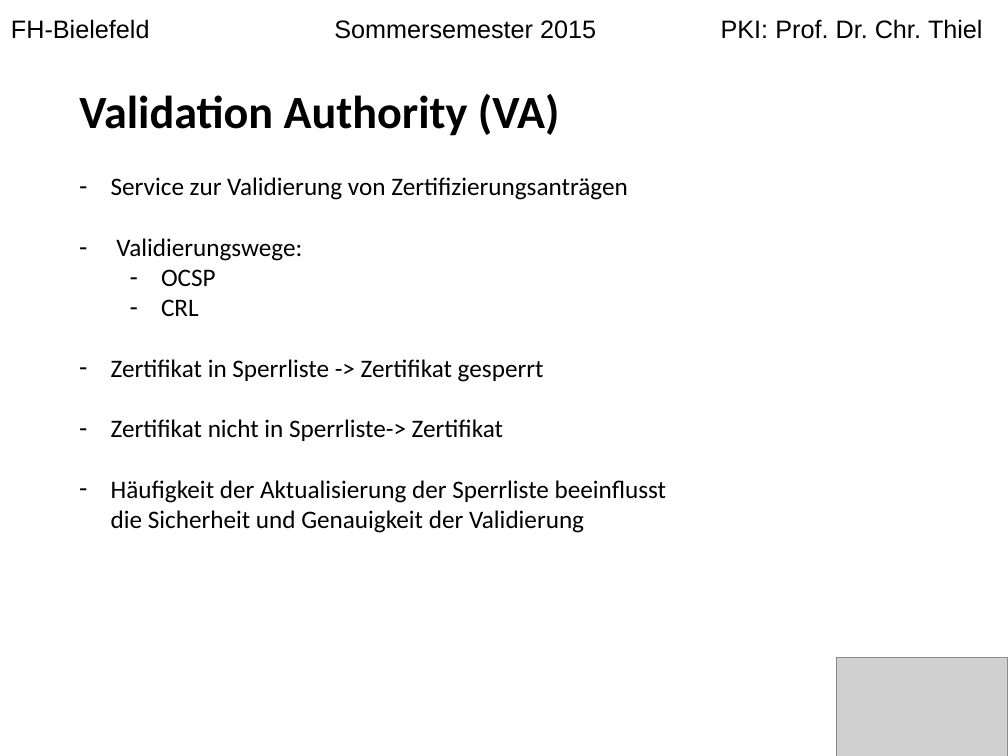
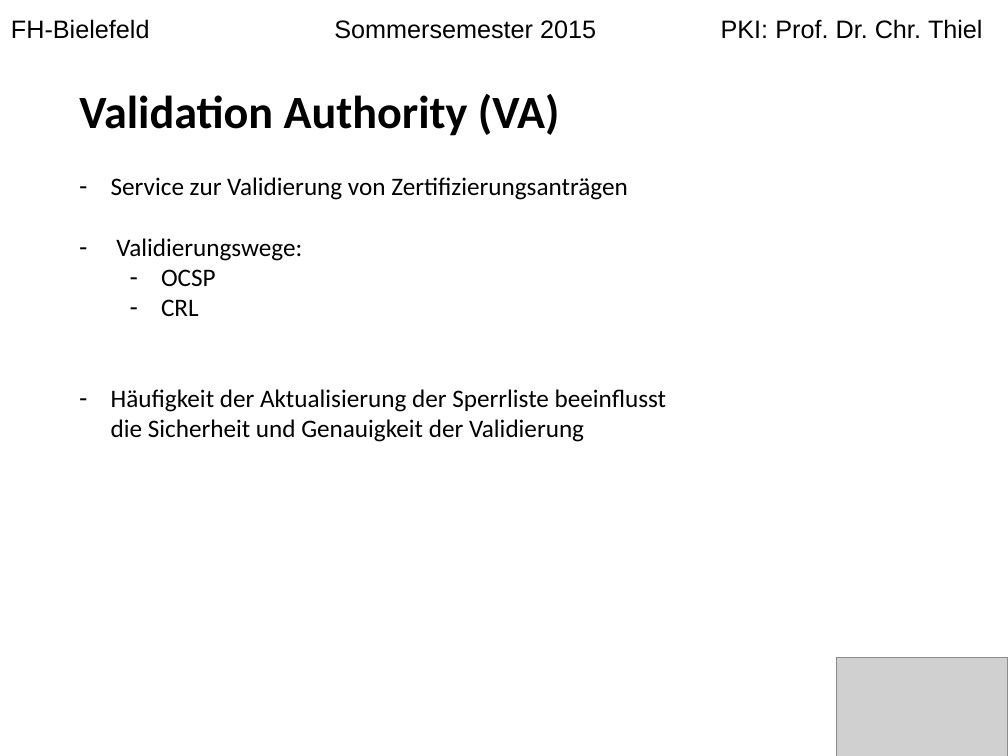
Before and after one commit to langec/pki, a slide deck: slide 7 of Erstellung_einer_PKI.pptx. Drawn at 1008x756 pixels with LibreOffice and Linux fonts; fonts in the diff are those of the drawing; grey boxes stand for pictures. Boxes give left, top, right and bottom in pixels: in the first picture for what was removed or moved away, otherwise in the second. Text is boxed around its words. In the diff, an @@ line names an element or a change of style, - is before the commit and + after.

```diff
--- a/Erstellung_einer_PKI.pptx
+++ b/Erstellung_einer_PKI.pptx
@@ text at box(111, 359, 544, 441): paragraphs removed @@
-– Zertifikat in Sperrliste -> Zertifikat gesperrt
-– Zertifikat nicht in Sperrliste-> Zertifikat
```
Also in this commit, not shown: 3 other slides changed.
